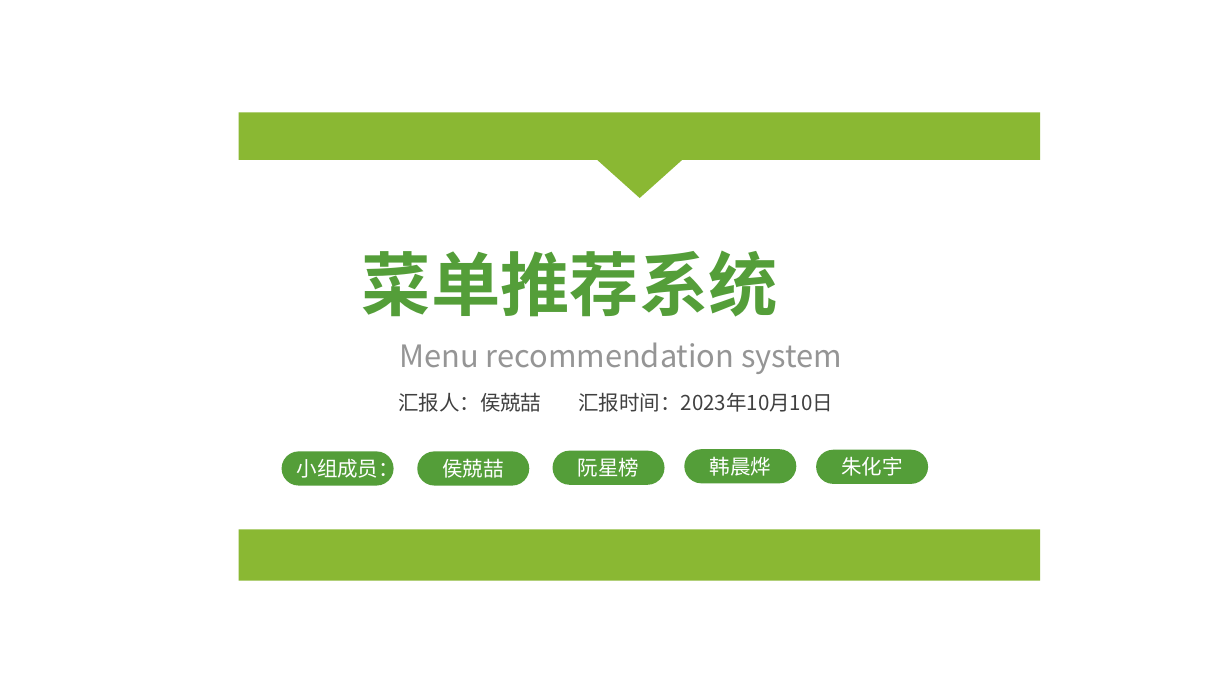
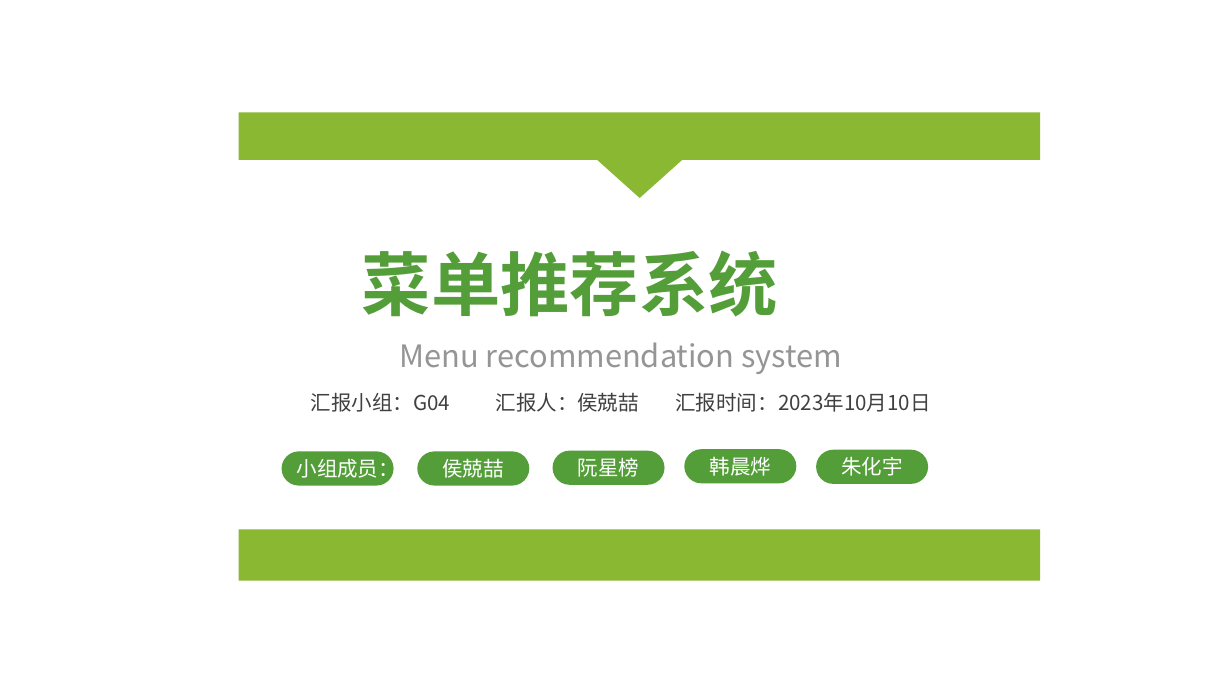
Before and after one commit to JakerHXR/Software-manage, a slide deck: slide 1 of doc/PPT/软件工程项目介绍PPT_2.0.pptx. Drawn at 1232x693 pixels with LibreOffice and Linux fonts; fonts in the diff are those of the drawing; background and template pictures are left out. Boxes give left, top, right and bottom in pixels: in the first picture for what was removed or moved away, otherwise in the second. Text is boxed around its words. In the diff, an @@ line names an element or a change of style, - is before the commit and + after.

```diff
--- a/doc/PPT/软件工程项目介绍PPT_2.0.pptx
+++ b/doc/PPT/软件工程项目介绍PPT_2.0.pptx
@@ text at (x1=311, y1=392, x2=930, y2=412): text changed @@
-汇报人：侯兢喆 汇报时间：2023年10月10日
+汇报小组：G04 汇报人：侯兢喆 汇报时间：2023年10月10日
```
Also in this commit, not shown: 1 other slide changed, 1 other file.
